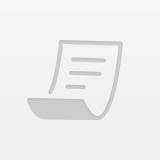
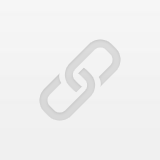
Layers edited between the first and the second 160×160 image:
added group "Group 14" with 4 layers in group "Group 2 copy" over [43, 43, 117, 117]
added group "Group 15 copy" with 1 layers in group "Group 14" over [68, 43, 117, 92]
added layer "Rounded Rectangle 5" (1st of 2, in "Group 2 copy" › "Group 14" › "Group 15 copy") in group "Group 15 copy" over [68, 43, 117, 92]
added group "Group 15" with 1 layers in group "Group 14" over [43, 68, 92, 117]
added layer "Rounded Rectangle 5" (2nd of 2, in "Group 2 copy" › "Group 14" › "Group 15") in group "Group 15" over [43, 68, 92, 117]
hid "Shape 70" over [27, 40, 123, 120]
